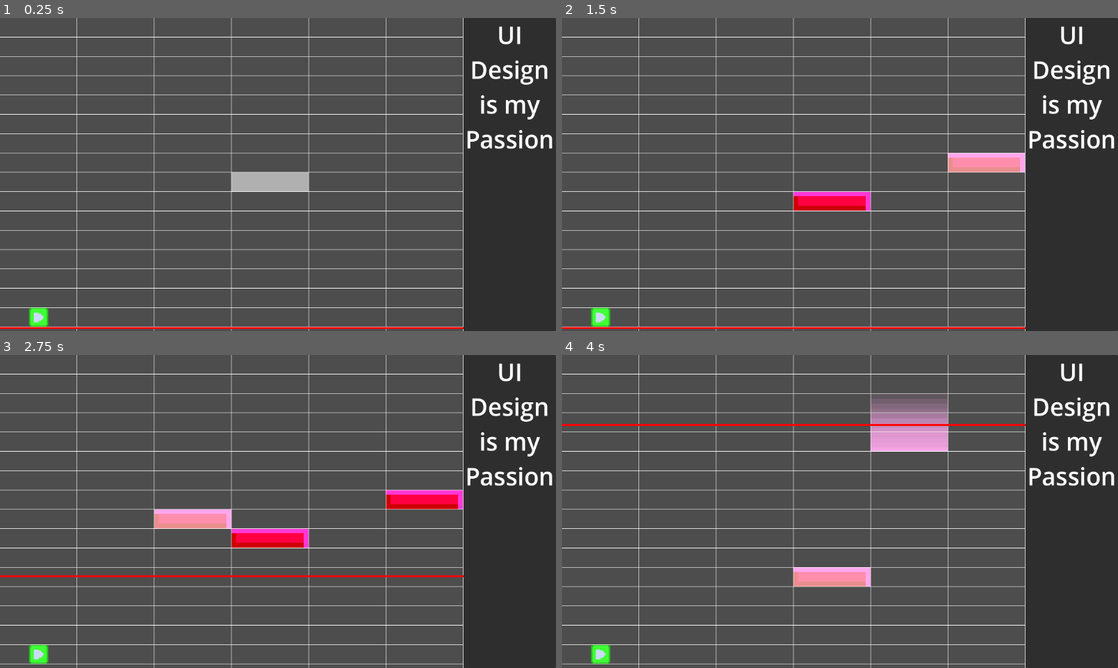
Above: before the commit, frames 1-4 (two rows, left to right).
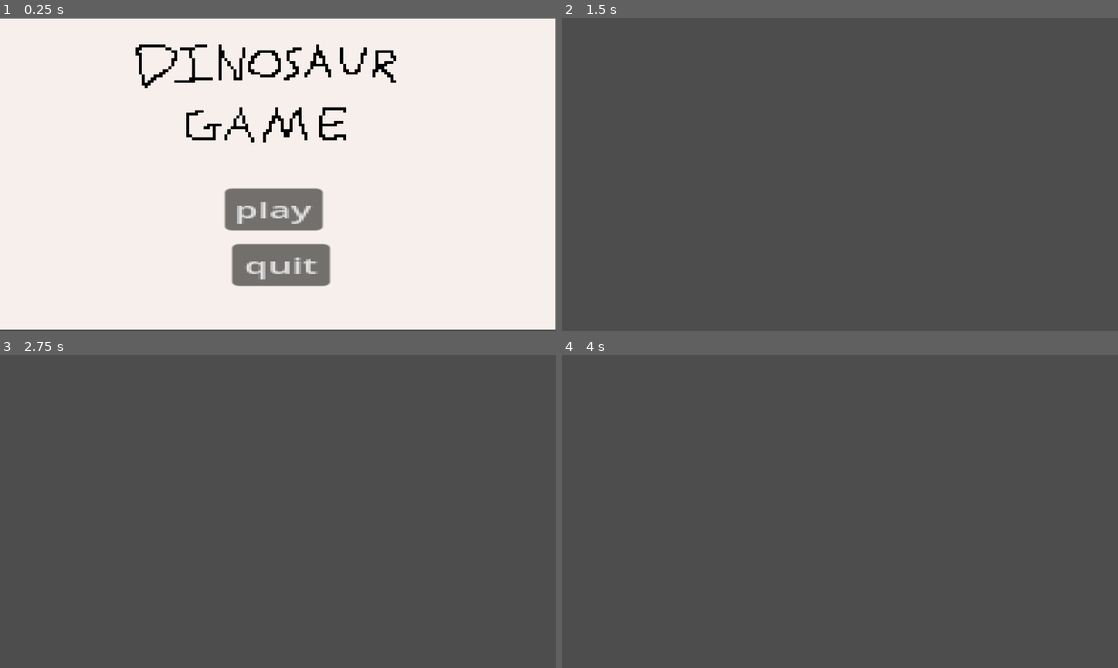
Above: after the commit, the same moments.

Repository: Sam-r-ai/DinosaurGame
Game: Godot game, scene res://Scenes/Screens/main_menu.tscn
The game is run twice, just before and just after one commit, with the same random seed, the same clock (stepped at 60 frames per second) and the same inputs. Before the commit the project starts from res://Scenes/Screens/chart_editor.tscn.
Inputs (mouse positions are in pixels of both pictures, inside the frame that each line leads up to):
- Up to frame 1 (0.25 s): no input
- Up to frame 2 (1.5 s): click (834, 208) at 0.5 s, where only the run after the commit has a clickable "play"; tap Enter at 1.25 s; move the mouse to (962, 158) at 1.27 s; hold Shift (Shift) from 1.28 s (still down); click (962, 158) at 1.42 s
- Up to frame 3 (2.75 s): tap Space (Editor - Play or Pause) at 2 s; move the mouse to (166, 527) at 2.02 s; release Shift (Shift) at 2.03 s; tap Shift (Shift) at 2.1 s; click (166, 527) at 2.17 s
- Up to frame 4 (4 s): tap Enter at 2.75 s; move the mouse to (895, 442) at 2.77 s; hold Shift (Shift) 2.78-3.53 s; click (895, 442) at 2.92 s; move the mouse to (812, 574) at 3.52 s; tap Shift (Shift) at 3.6 s; click (812, 574) at 3.67 s

The runs differ from the first frame. In frame 1, 98% of the frame differs, in the area x 0-100%, y 0-100%; in frame 2, 23%; in frame 3, 24%; in frame 4, 24%.

Commit message:
main menu and level selector
so far i am playing around with importing pixels and scripting scenes together

Diff:
--- /dev/null
+++ b/Dinosaur Game/Scenes/Screens/Button.gd
@@ -0,0 +1 @@
+extends Button
--- /dev/null
+++ b/Dinosaur Game/Scenes/Screens/ColorRect.gd
@@ -0,0 +1,4 @@
+extends ColorRect
+
+
+# Called when the node enters the scene tree for the first time.
--- /dev/null
+++ b/Dinosaur Game/Scenes/Screens/level_selector.tscn
@@ -0,0 +1,3 @@
+[gd_scene format=3 uid="uid://0mgrgme2ti7q"]
+
+[node name="level_selector" type="Node2D"]
--- /dev/null
+++ b/Dinosaur Game/Scenes/Screens/main_menu.gd
@@ -0,0 +1,10 @@
+extends Node2D
+
+
+
+func _on_quit_button_pressed():
+	get_tree().quit()
+
+
+func _on_play_button_pressed():
+	get_tree().change_scene_to_file("res://Scenes/Screens/level_selector.tscn")
--- /dev/null
+++ b/Dinosaur Game/Scenes/Screens/main_menu.tscn
@@ -0,0 +1,39 @@
+[gd_scene load_steps=3 format=3 uid="uid://bnqd21g43fyy0"]
+
+[ext_resource type="Script" path="res://Scenes/Screens/main_menu.gd" id="1_ebw68"]
+[ext_resource type="Texture2D" uid="uid://d72kg2dwqm3b" path="res://dinosaurgamelogo.png" id="2_e8os3"]
+
+[node name="MainMenu" type="Node2D"]
+script = ExtResource("1_ebw68")
+
+[node name="ColorRect" type="ColorRect" parent="."]
+offset_left = -1.0
+offset_top = 1.0
+offset_right = 1151.0
+offset_bottom = 645.0
+color = Color(0.968627, 0.937255, 0.921569, 1)
+metadata/_edit_lock_ = true
+
+[node name="play button" type="Button" parent="."]
+offset_left = 466.0
+offset_top = 353.0
+offset_right = 507.0
+offset_bottom = 384.0
+scale = Vector2(4.94186, 2.79847)
+text = "play"
+
+[node name="quit button" type="Button" parent="."]
+offset_left = 481.0
+offset_top = 468.0
+offset_right = 522.0
+offset_bottom = 499.0
+scale = Vector2(4.94186, 2.79847)
+text = "quit"
+
+[node name="Dinosaurgamelogo" type="Sprite2D" parent="."]
+position = Vector2(545, 247)
+scale = Vector2(6.13, 5.64)
+texture = ExtResource("2_e8os3")
+
+[connection signal="pressed" from="play button" to="." method="_on_play_button_pressed"]
+[connection signal="pressed" from="quit button" to="." method="_on_quit_button_pressed"]
--- a/Dinosaur Game/project.godot
+++ b/Dinosaur Game/project.godot
@@ -11,7 +11,7 @@
 [application]
 
 config/name="Dinosaur Game Github"
-run/main_scene="res://Scenes/Screens/chart_editor.tscn"
+run/main_scene="res://Scenes/Screens/main_menu.tscn"
 config/features=PackedStringArray("4.2", "Mobile")
 
 [display]
Not shown: 1 places in Dinosaur Game/Scenes/Prefabs/cursor.tscn that only renumber resources
Not shown: 1 places in Dinosaur Game/Scenes/Prefabs/note.tscn that only renumber resources
Not shown: 1 places in Dinosaur Game/Scenes/Prefabs/start_trigger.tscn that only renumber resources
Not shown: 1 places in Dinosaur Game/Scenes/Screens/chart_editor.tscn that only renumber resources
Binary file added: Dinosaur Game/dinosaurgamelogo.png
